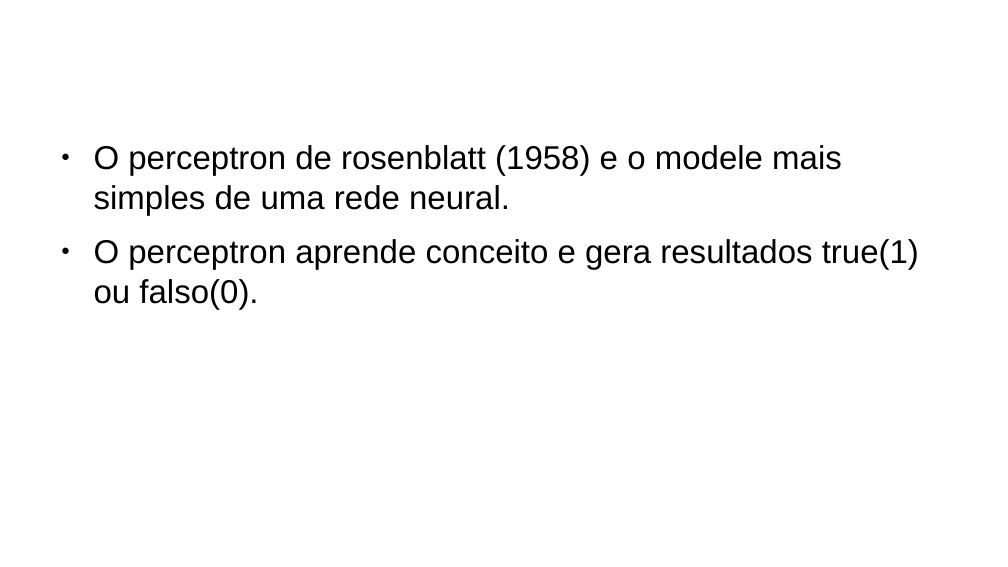
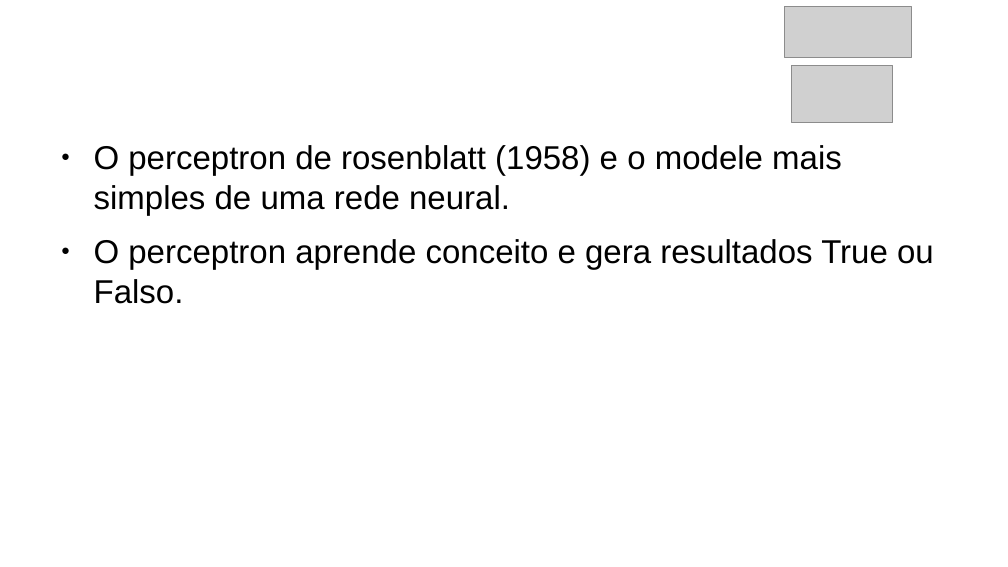
Before and after one commit to mayconbaptista/ic-RNAs, a slide deck: slide 2 of capitulo3/cap3.odp. Drawn at 1008x567 pixels with LibreOffice and Linux fonts; fonts in the diff are those of the drawing; grey boxes stand for pictures; background and template pictures are left out. Boxes give left, top, right and bottom in pixels: in the first picture for what was removed or moved away, otherwise in the second. Text is boxed around its words. In the diff, an @@ line names an element or a change of style, - is before the commit and + after.

```diff
--- a/capitulo3/cap3.odp
+++ b/capitulo3/cap3.odp
@@ picture added at bbox=[785, 6, 911, 58] @@
@@ picture added at bbox=[792, 65, 893, 123] @@
@@ text at bbox=[94, 239, 934, 304]: text changed @@
-● O perceptron aprende conceito e gera resultados true(1) ou falso(0).
+● O perceptron aprende conceito e gera resultados True ou Falso.
```
Also in this commit, not shown: 2 other slides changed, 7 slides added, 2 slides removed, 14 other files.
